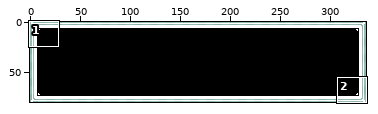
Pixel-art file: resources/ase/ui/gameplay-dialogue-frame.aseprite. Above, an overview of the earlier version with the close-up marked.
Close-up. Old version:
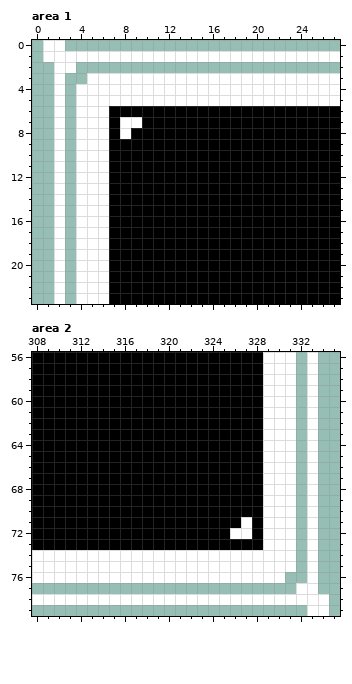
336x80 pixels, 1 frame. Shown: area 1: x 0..27, y 0..23; area 2: x 308..335, y 56..79. The commit also changed other parts of the picture, which this record leaves out.
After the commit:
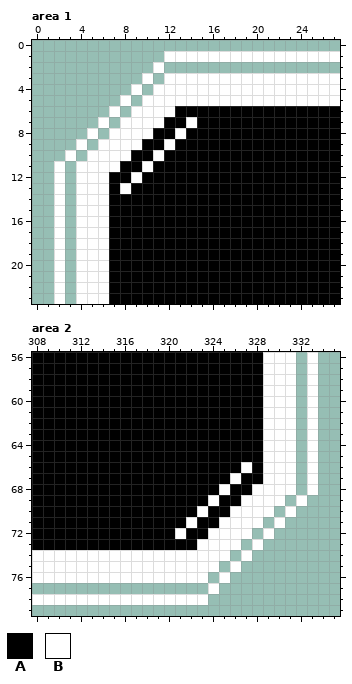
Palette (. is transparent): A #000000  B #ffffff
What changed:
Changed rows in their new state; - is an unchanged pixel.
Area 1:
first column x 1:
 0 ..------------
 1 ...........---
 2 -..-------B---
 3 -.--.....-.---
 4 -.-.....-.----
 5 -.-....-.-----
 6 -.-...B.BBBB--
 7 -.-..-.--BB--B
 8 -.-.-.B-BB--B-
 9 -.--.-BBB--B--
10 -.B.--BB--B---
11 ------B--B----
12 --------B-----
13 -------B------
Area 2:
first column x 321:
66 ------B-------
67 -----B--------
68 ----B--B------
69 ---B--BB--.B.-
70 --B--BBB-.--.-
71 -B--BB-B.-.-.-
72 B--BB--.-..-.-
73 --BBBB.B...-.-
74 -----.-....-.-
75 ----.-.....-.-
76 ---.-.....--.-
77 ---B-------..-
78 ---...........
79 ------------..
Where, in picture pixels (left, top, right, bottom), the same in both close-ups:
changed: (43, 40, 197, 194)
changed: (175, 462, 329, 616)
